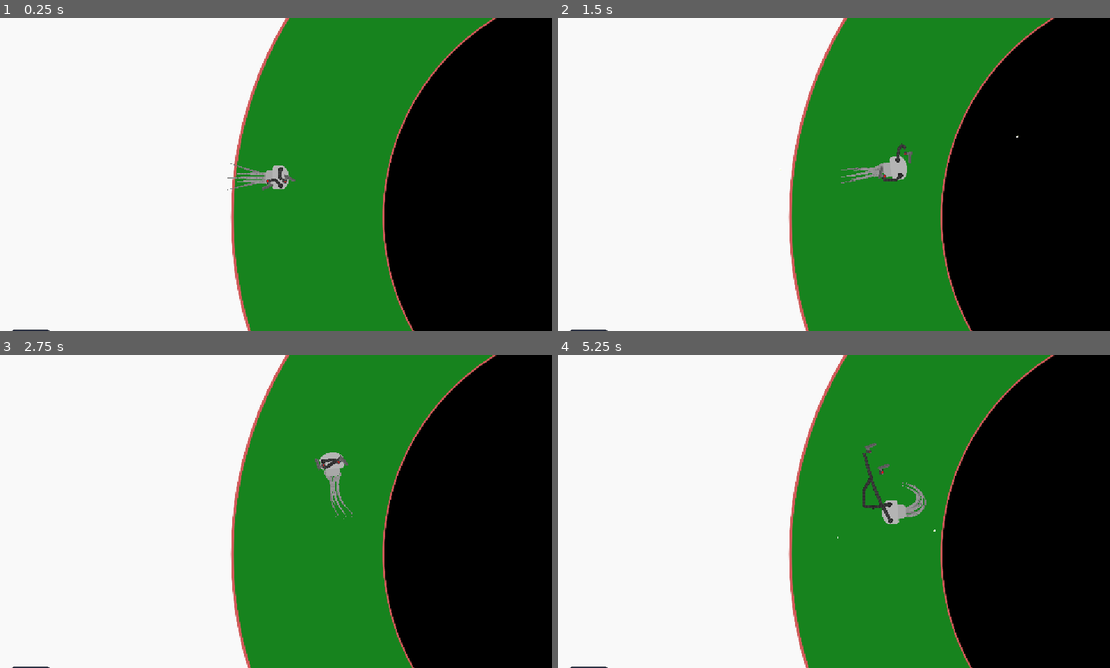
Above: before the commit, frames 1-4 (two rows, left to right).
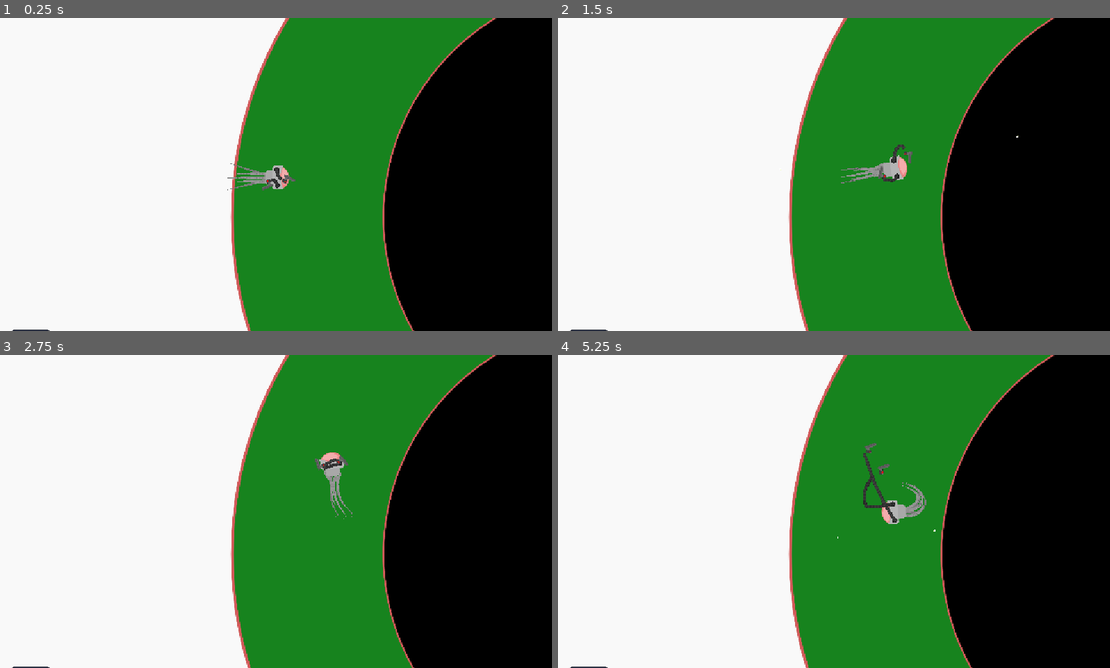
Above: after the commit, the same moments.

Repository: yourname3/eyegame
Game: Godot game, scene res://game.tscn
The game is run twice, just before and just after one commit, with the same random seed, the same clock (stepped at 60 frames per second) and the same inputs. The engine's default icon, where the game draws it, is replaced by a stand-in: a white triangle on a blue panel in a dark square.
Inputs (mouse positions are in pixels of both pictures, inside the frame that each line leads up to):
- Up to frame 1 (0.25 s): no input
- Up to frame 2 (1.5 s): move the mouse to (955, 158) at 0.52 s; move the mouse to (718, 190) at 1.27 s
- Up to frame 3 (2.75 s): move the mouse to (331, 442) at 2.02 s
- Up to frame 4 (5.25 s): move the mouse to (806, 574) at 2.77 s; move the mouse to (999, 558) at 3.52 s; move the mouse to (662, 464) at 4.27 s; move the mouse to (861, 511) at 5.02 s

The runs differ from the first frame. In frame 1, 0.1% of the frame differs, in the area x 49-53%, y 47-55%; in frame 2, 0.2%; in frame 3, 0.1%; in frame 4, 0.2%, in the area x 55-62%, y 31-54%.

Commit message:
Adjustments to body

Diff:
--- a/player/main_body.svg
+++ b/player/main_body.svg
@@ -23,9 +23,9 @@
      inkscape:pagecheckerboard="0"
      inkscape:deskcolor="#505050"
      inkscape:document-units="px"
-     inkscape:zoom="8.8016274"
-     inkscape:cx="88.222322"
-     inkscape:cy="65.385636"
+     inkscape:zoom="1.1002034"
+     inkscape:cx="-134.06612"
+     inkscape:cy="110.43412"
      inkscape:window-width="2560"
      inkscape:window-height="1494"
      inkscape:window-x="-11"
@@ -49,9 +49,19 @@
        d="m 10.461133,2.56137 2.46498,-2.58522262 H 25.491497 V 33.764405 H 12.926114 L 10.461133,31.50985 Z"
        sodipodi:nodetypes="ccccccc" />
     <path
-       style="fill:#b4b4b4;fill-opacity:1;stroke:none;stroke-width:2.38125;stroke-linecap:square;stroke-miterlimit:12.9"
-       d="M 25.416346,-0.00751518 C 35.817357,6.4856022 36.824392,26.573684 25.220951,33.848381"
+       style="fill:#ee8585;fill-opacity:1;stroke:none;stroke-width:2.249;stroke-linecap:square;stroke-miterlimit:12.9"
+       d="M 25.416346,1.8205133 C 35.817357,7.6124468 37.079908,25.380937 25.476467,31.870049"
        id="path2"
        sodipodi:nodetypes="cc" />
+    <path
+       style="fill:#ee8585;fill-opacity:1;stroke:none;stroke-width:0.681;stroke-linecap:square;stroke-miterlimit:12.9"
+       d="m 25.454234,1.8067723 c -5.058963,7.8647732 -4.85841,19.7190737 0.07302,30.0920717"
+       id="path1"
+       sodipodi:nodetypes="cc" />
+    <path
+       style="fill:#f3acac;fill-opacity:1;stroke:none;stroke-width:0.681;stroke-linecap:square;stroke-miterlimit:12.9"
+       d="M 25.731983,2.7054656 C 21.86645,11.008717 22.828334,22.557051 26.754048,27.174898 33.059257,21.529818 36.365116,12.115046 25.731983,2.7054656 Z"
+       id="path3"
+       sodipodi:nodetypes="ccc" />
   </g>
 </svg>
--- a/player/player_animation.tscn
+++ b/player/player_animation.tscn
@@ -76,10 +76,10 @@
 texture = ExtResource("3_t8nns")
 
 [node name="Claw" parent="." instance=ExtResource("4_v3vk1")]
-position = Vector2(13, -26)
+position = Vector2(0, -26)
 
 [node name="Claw2" parent="." instance=ExtResource("4_v3vk1")]
-position = Vector2(13, 25)
+position = Vector2(2, 25)
 line_color = Color(0.215902, 0.215902, 0.215902, 1)
 
 [node name="Line2D6" type="Line2D" parent="."]
